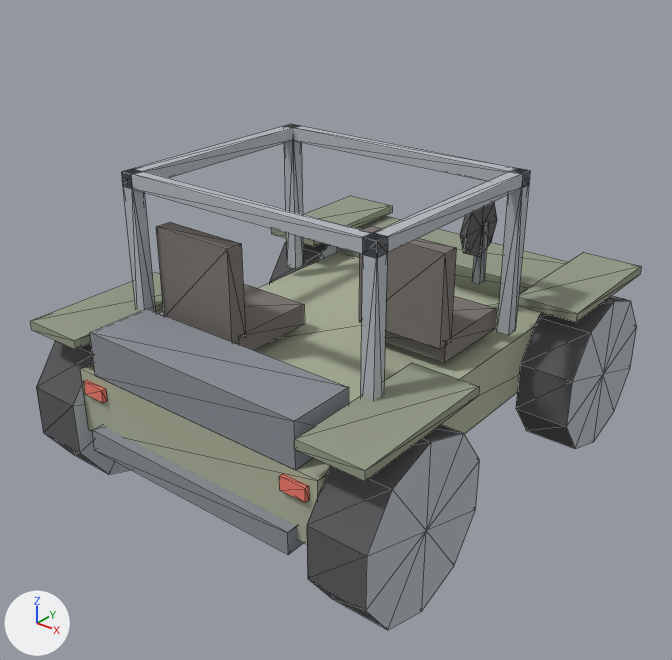
The glTF model art/vehicles/rover.v1.glb, before and after one commit.
Camera for both pictures: a 50 mm camera at (2.36, -3.14, 2.51) aimed at (0.0, -0.18, 0.68). The axes (+X, +Y, +Z) are drawn at lower left. The lights are the same throughout. The first picture is the older version. Mesh edges are drawn as thin lines. Vertices at exactly the same position are counted once.

The first picture shows 'vehicle.rover.v1'.
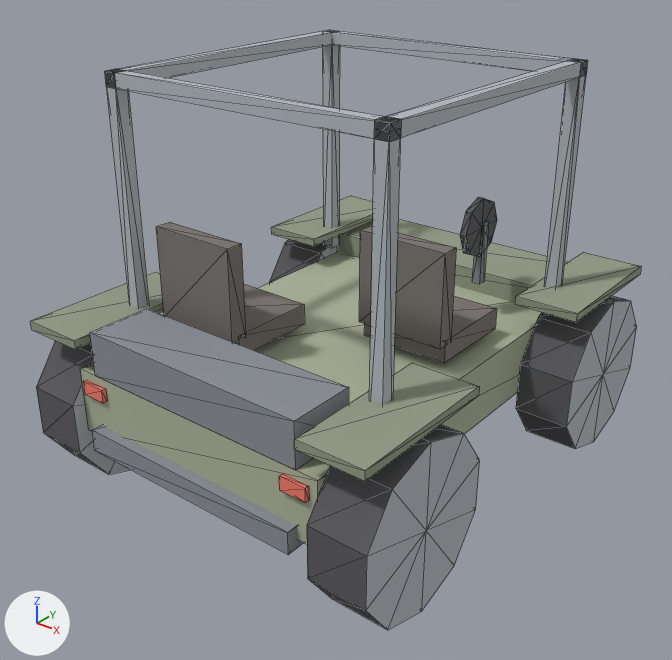
What differs and where, as boxes (x1, y1, x2, y2) in the pictures (672 x 660 px; the box of a moved part takes in the faces that stretch with it):
```json
{"object": "vehicle.rover.v1", "change": "reshaped", "before": [31, 124, 641, 630], "after": [31, 30, 641, 630], "on screen": "19% taller"}
{"part": 1, "of": "me_vehicle_rover_v1", "change": "moved or reshaped", "before": [284, 141, 303, 269], "after": [323, 45, 340, 248]}
{"part": 2, "of": "me_vehicle_rover_v1", "change": "moved or reshaped", "before": [497, 179, 529, 335], "after": [544, 68, 587, 288]}
{"part": 3, "of": "me_vehicle_rover_v1", "change": "moved or reshaped", "before": [123, 181, 156, 312], "after": [106, 79, 149, 309]}
{"part": 4, "of": "me_vehicle_rover_v1", "change": "moved or reshaped", "before": [361, 245, 388, 401], "after": [370, 130, 401, 404]}
{"part": 5, "of": "me_vehicle_rover_v1", "change": "moved or reshaped", "before": [122, 124, 530, 258], "after": [105, 30, 588, 142]}
```

Edits to the scene script, one JSON object a line:
```json
{"block": "me_vehicle_rover_v1", "where": "# used by ob_vehicle_rover_v1; location = (0.0, 0.0, 0.0)"}
{"block": "me_vehicle_rover_v1", "where": "# before: 258 (-0.65, 0.28, 1.37), 259 (-0.65, 0.28, 1.43) at pixel (291, 123), 260 (0.65, 0.28, 1.43) at pixel (530, 170), 261 (0.65, 0.28, 1.37) at pixel (528, 184), 262 (-0.65, 0.22, 1.37)"}
{"block": "me_vehicle_rover_v1", "where": "# before: 263 (0.65, 0.22, 1.37) at pixel (521, 188), 264 (0.65, 0.22, 1.43) at pixel (523, 174), 265 (-0.65, 0.22, 1.43) at pixel (283, 126), 282 (-0.65, -0.72, 1.37), 283 (-0.65, -0.72, 1.43) at pixel (132, 168)"}
{"block": "me_vehicle_rover_v1", "where": "# before: 284 (0.65, -0.72, 1.43) at pixel (387, 236), 285 (0.65, -0.72, 1.37) at pixel (387, 253), 286 (-0.65, -0.78, 1.37) at pixel (122, 186), 287 (0.65, -0.78, 1.37) at pixel (376, 258), 288 (0.65, -0.78, 1.43) at pixel (377, 241)"}
{"block": "me_vehicle_rover_v1", "where": "# before: 289 (-0.65, -0.78, 1.43) at pixel (121, 171), 290 (-0.59, 0.28, 1.43) at pixel (301, 125), 291 (-0.59, 0.28, 1.37), 292 (-0.59, -0.78, 1.37) at pixel (132, 188), 293 (-0.59, -0.78, 1.43) at pixel (131, 174)"}
{"block": "me_vehicle_rover_v1", "where": "# before: 294 (0.59, 0.28, 1.37), 295 (0.59, 0.28, 1.43) at pixel (517, 168), 296 (0.59, -0.78, 1.37) at pixel (362, 254), 297 (0.59, -0.78, 1.43) at pixel (362, 237)"}
{"op": "remove", "block": "me_vehicle_rover_v1", "code": "me_vehicle_rover_v1.from_pydata(...)  # 306 vertices, 504 faces; spans x -0.91..0.91, y -1.16..1.1, z 0.0..1.43"}
{"op": "add", "block": "me_vehicle_rover_v1", "code": "me_vehicle_rover_v1.from_pydata(...)  # 306 vertices, 504 faces; spans x -0.91..0.91, y -1.16..1.1, z 0.0..1.83"}
{"block": "me_vehicle_rover_v1", "change": "me_vehicle_rover_v1 part 1: the loose piece of 8 vertices spanning x -0.65..-0.59, y 0.22..0.28, z 0.7..1.4 is scaled about its middle by (1, 1, 1.57), then moved by (-0.04, 0.35, 0.2)"}
{"block": "me_vehicle_rover_v1", "change": "me_vehicle_rover_v1 part 2: the loose piece of 8 vertices spanning x 0.59..0.65, y 0.22..0.28, z 0.7..1.4 is scaled about its middle by (1, 1, 1.57), then moved by (0.04, 0.35, 0.2)"}
{"block": "me_vehicle_rover_v1", "change": "me_vehicle_rover_v1 part 3: the loose piece of 8 vertices spanning x -0.65..-0.59, y -0.78..-0.72, z 0.7..1.4 is scaled about its middle by (1, 1, 1.57), then moved by (-0.04, 0.0, 0.2)"}
{"block": "me_vehicle_rover_v1", "change": "me_vehicle_rover_v1 part 4: the loose piece of 8 vertices spanning x 0.59..0.65, y -0.78..-0.72, z 0.7..1.4 is scaled about its middle by (1, 1, 1.57), then moved by (0.04, 0.0, 0.2)"}
{"block": "me_vehicle_rover_v1", "change": "me_vehicle_rover_v1 part 5"}
{"op": "add", "block": "me_vehicle_rover_v1", "code": "for i in [282, 283, 286, 289, 292, 293]: me_vehicle_rover_v1.vertices[i].co += Vector((-0.04, 0.0, 0.4))"}
{"op": "add", "block": "me_vehicle_rover_v1", "code": "for i in [258, 259, 262, 265, 290, 291]: me_vehicle_rover_v1.vertices[i].co += Vector((-0.04, 0.35, 0.4))"}
{"op": "add", "block": "me_vehicle_rover_v1", "code": "for i in [284, 285, 287, 288, 296, 297]: me_vehicle_rover_v1.vertices[i].co += Vector((0.04, 0.0, 0.4))"}
{"op": "add", "block": "me_vehicle_rover_v1", "code": "for i in [260, 261, 263, 264, 294, 295]: me_vehicle_rover_v1.vertices[i].co += Vector((0.04, 0.35, 0.4))"}
```
